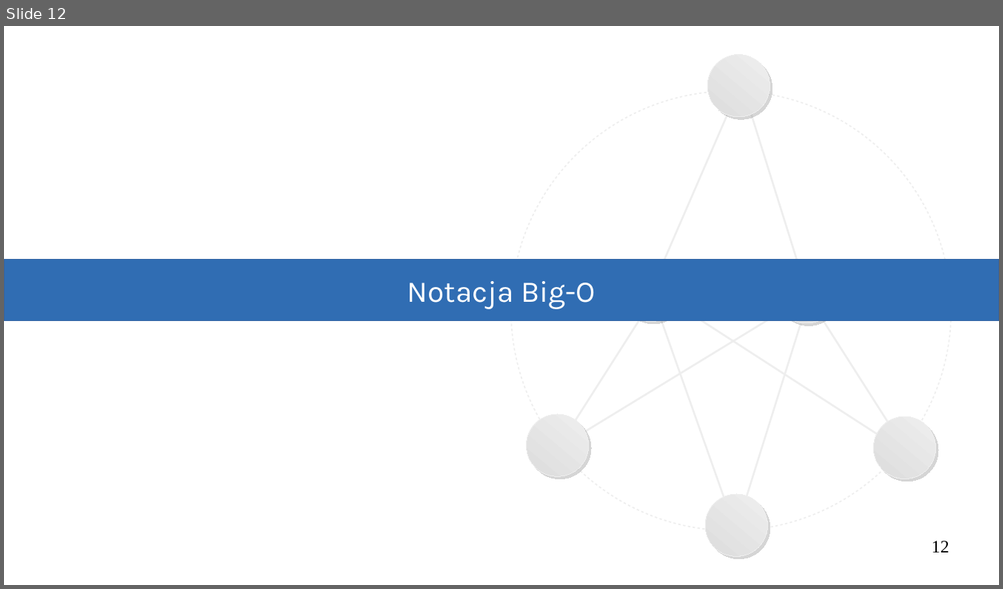
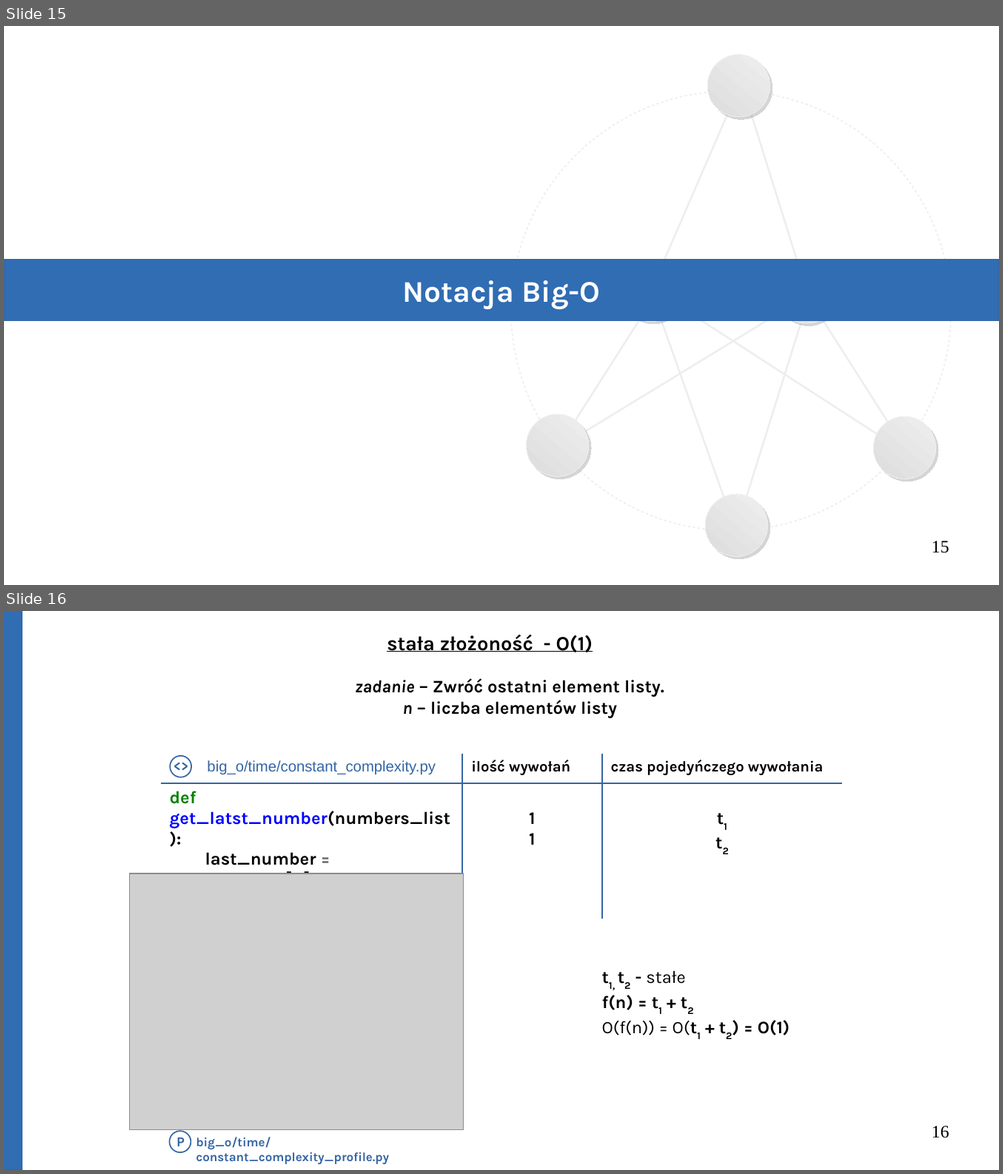
Before and after one commit to Michael-Wisniewski/algorithmic-workshop, a slide deck: gotowa.odp. Shown one above the other, each under a label of ours: slide 12 before the commit, slides 15 and 16 after it. The pictures are 1003x589 and 1003x1174 pixels, drawn with LibreOffice and Linux fonts; fonts in the diff are those of the drawing; grey boxes stand for pictures. Boxes give left, top, right and bottom in pixels: in the first picture for what was removed or moved away, otherwise in the second. Text is boxed around its words. In the diff, an @@ line names an element or a change of style, - is before the commit and + after.

```diff
--- a/gotowa.odp
+++ b/gotowa.odp
@@ slide 16 added at (x1=4, y1=611, x2=999, y2=1170), background #FFFFFF @@
@@ rectangle added at (x1=4, y1=611, x2=22, y2=1170), fill #306DB3, outline #3465A4 0 pt @@
@@ text added at (x1=387, y1=635, x2=593, y2=652), 16 pt, text #000000, bold, underline @@
+stała złożoność - O(1)
@@ text added at (x1=355, y1=678, x2=664, y2=718), 14 pt, text #000000, bold @@
+zadanie – Zwróć ostatni element listy.
+n – liczba elementów listy
@@ table added at (x1=161, y1=754, x2=842, y2=877), 2 rows, 3 columns @@
+big_o/time/constant_complexity.py | ilość wywołań | czas pojedyńczego wywołania
+def get_latst_number(numbers_list): / last_number = numbers_list[-1] / return last_number | 1 / 1 | t1 / t2
@@ text added at (x1=165, y1=752, x2=198, y2=780), 11 pt, text #3465A4, bold @@
+<>
@@ ellipse added at (x1=170, y1=756, x2=192, y2=778), fill #FFFFFF, outline #3465A4 0.99 pt @@
@@ picture added at (x1=130, y1=874, x2=464, y2=1130) @@
@@ text added at (x1=602, y1=971, x2=790, y2=1036), 14 pt, text #000000, bold @@
+t1, t2 - stałe
+f(n) = t1 + t2
+O(f(n)) = O(t1 + t2) = O(1)
@@ ellipse added at (x1=169, y1=1132, x2=190, y2=1153), fill #FFFFFF, outline #3465A4 0.99 pt @@
@@ text added at (x1=176, y1=1138, x2=185, y2=1147), 11 pt, text #3465A4, bold @@
+P
@@ text added at (x1=196, y1=1137, x2=389, y2=1165), 10 pt, text #3465A4, bold @@
+big_o/time/constant_complexity_profile.py
@@ page number added at (x1=931, y1=1126, x2=949, y2=1139), 14 pt, text #000000 @@
+16
@@ what was slide 12 is now slide 15 @@
@@ slide 15 changed as well @@
@@ rectangle "Notacja Big-O" at (x1=4, y1=260, x2=999, y2=321): bold on @@
@@ page number at (x1=931, y1=541, x2=949, y2=554): text changed @@
-12
+15
```
Also in this commit, not shown: 12 other slides changed, 6 other slides added, 1 other file.
